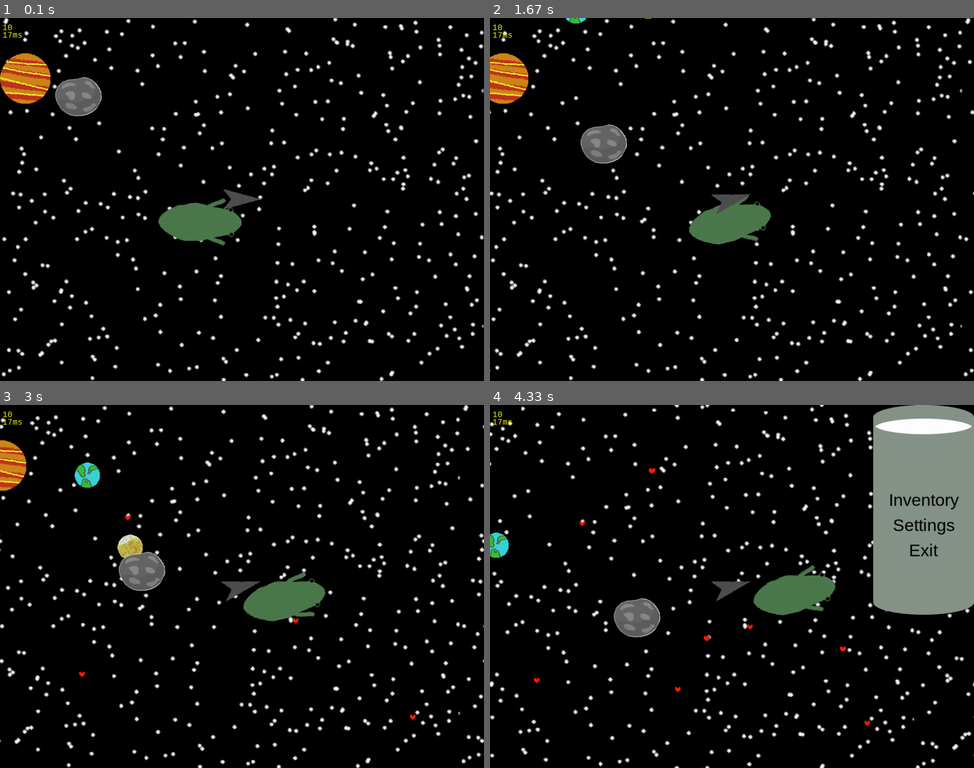
Above: before the commit, frames 1-4 (two rows, left to right).
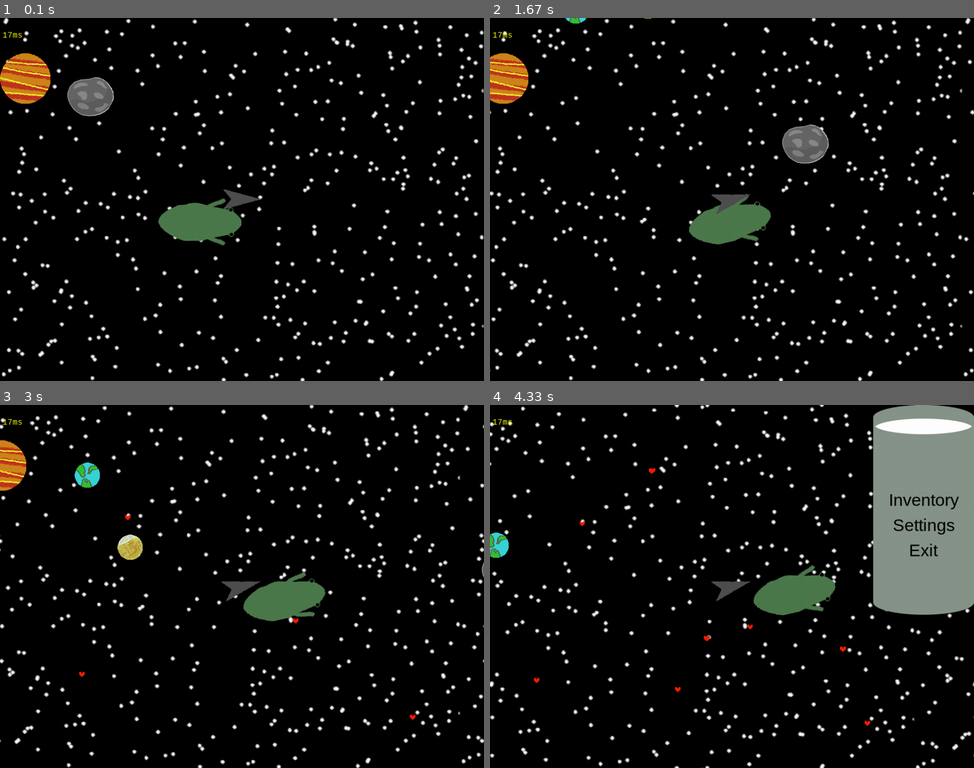
Above: after the commit, the same moments.

Repository: Jacob-OTW/Explorer-in-PyGame
Game: pygame game, started from main.py
Same seed, same stepped clock (60 frames per second), same inputs: the game is played once before the commit and once after it.
Inputs (mouse positions are in pixels of both pictures, inside the frame that each line leads up to):
- Up to frame 1 (0.1 s): no input
- Up to frame 2 (1.67 s): tap Space at 0.33 s; click (886, 188) at 0.72 s; tap A at 1 s; right-click (581, 145) at 1.38 s
- Up to frame 3 (3 s): click (91, 669) at 1.72 s; click (421, 713) at 2.05 s; hold Up 2.33-2.63 s; click (300, 619) at 2.42 s; hold Down 2.67-2.97 s; click (125, 513) at 2.75 s
- Up to frame 4 (4.33 s): hold Up 3-3.37 s; tap Space at 3.07, 3.47, 3.87, 4.2 s; click (707, 680) at 3.08 s; hold Down 3.4-3.77 s; click (732, 630) at 3.48 s; hold Up 3.8-4.1 s; click (857, 644) at 3.88 s; tap E at 3.95 s; hold Down from 4.13 s (still down); click (654, 466) at 4.22 s

The runs differ from the first frame. In frame 1, 0.8% of the frame differs, in the area x 0-24%, y 1-28%; in frame 2, 1.7%, in the area x 0-70%, y 1-41%; in frame 3, 0.9%; in frame 4, 0.8%.

Commit message:
Added loop feature for planets

Diff:
--- a/main.py
+++ b/main.py
@@ -157,7 +157,7 @@
     pop_up_group.draw(stage.screen)
 
     # Text
-    text = myfont.render(f"{play.money}", True, (255, 255, 0))
+    text = myfont.render(f"", True, (255, 255, 0))
     stage.screen.blit(text, (5, 10))
     text2 = myfont.render(f"{round(frame_time * 1000)}ms", True, (255, 255, 0))
     stage.screen.blit(text2, (5, 25))
--- a/planet_obj.py
+++ b/planet_obj.py
@@ -1,4 +1,6 @@
 import math
+import random
+
 import pygame
 
 from settings import stage
@@ -6,7 +8,9 @@
 
 
 class Planet(pygame.sprite.Sprite):  # This class is used for Planets of all kind
-    def __init__(self, x, y, xf=0, yf=0, status=None, size=100, orbit_speed=10, mass=0.01, loot=None, costume_num='1', buying=None, selling=None):  # buying is a dict of items that can be bought, and selling can be sold by the player
+    def __init__(self, x, y, xf=0, yf=0, status=None, size=100, orbit_speed=10, mass=0.01, loot=None, costume_num='1',
+                 buying=None,
+                 selling=None):  # buying is a dict of items that can be bought, and selling can be sold by the player
         super().__init__()
         if status is None:
             status = ['Static']
@@ -46,6 +50,7 @@
             self.orbit_value += self.mass * self.orbit_speed
 
             self.start = (self.start[0] + self.XF, self.start[1] + self.YF)
+
             if play.Current_Planet == self:
                 stage.change_scroll((self.XF, self.YF))
         elif 'Asteroid' in self.status:
@@ -56,10 +61,12 @@
             if play.Current_Planet == self:
                 if self.loot not in play.inventory:
                     play.inventory.append(self.loot)
+        self.loop()
 
         self.image = pygame.transform.scale(self.stored, (self.size, self.size))
         self.mask = pygame.mask.from_surface(self.image)
-        self.rect.x, self.rect.y = (self.start[0] - stage.XScroll, self.start[1] - stage.YScroll)  # Update Pos  # Move rect to updated position
+        self.rect.x, self.rect.y = (
+            self.start[0] - stage.XScroll, self.start[1] - stage.YScroll)  # Update Pos  # Move rect to updated position
 
         # Setup for Mask collision test
         offset = (play.rect.x - self.rect.x, play.rect.y - self.rect.y)
@@ -67,9 +74,22 @@
             if play.Current_Planet != self:
                 play.Current_Planet = self
 
+    def loop(self):
+        if self.start[0] > stage.World_Size_X / 2:
+            self.start = ((stage.World_Size_X / 2) * -1, self.start[1])
+        elif self.start[0] < (stage.World_Size_X / 2 * -1):
+            self.start = (stage.World_Size_X / 2, self.start[1])
+        elif self.start[1] > stage.World_Size_Y / 2:
+            self.start = (self.start[1], (stage.World_Size_Y / 2) * -1)
+        elif self.start[1] < (stage.World_Size_Y / 2) * -1:
+            self.start = (self.start[1], stage.World_Size_Y / 2)
+
 
 planet_group = pygame.sprite.Group()
 planet_group.add(Planet(0, 70, status=['Static']))
-planet_group.add(Planet(0, -130, xf=8, yf=-3, mass=0.005, orbit_speed=2, size=50, costume_num='3', buying={'Wood': 5, 'Steel': 10}, selling={'Wood': 3, 'Item': 10, 'Dead Skin': 15},  status=['Moving', 'Shop']))
-planet_group.add(Planet(0, -260, xf=8, yf=-3, mass=0.003, orbit_speed=4, size=50, costume_num='4', loot='Item', status=['Moving', 'Loot']))
-planet_group.add(Planet(100, 100, xf=1, yf=1, costume_num='asteroid', loot='Item_A', status=['Asteroid', 'Loot']))
+planet_group.add(
+    Planet(0, -130, xf=8, yf=-3, mass=0.005, orbit_speed=2, size=50, costume_num='3', buying={'Wood': 5, 'Steel': 10},
+           selling={'Wood': 3, 'Item': 10, 'Dead Skin': 15}, status=['Moving', 'Shop']))
+planet_group.add(Planet(0, -260, xf=8, yf=-3, mass=0.003, orbit_speed=4, size=50, costume_num='4', loot='Item',
+                        status=['Moving', 'Loot']))
+planet_group.add(Planet(100, 100, xf=random.randint(-5, 5), yf=random.randint(-5, 5), costume_num='asteroid', loot='Item_A', status=['Asteroid', 'Loot']))
--- a/settings.py
+++ b/settings.py
@@ -6,6 +6,8 @@
     pygame.init()
     SCREEN_WIDTH = 960
     SCREEN_HEIGHT = 720
+    World_Size_X = 50000
+    World_Size_Y = 20000
 
     screen = pygame.display.set_mode((SCREEN_WIDTH, SCREEN_HEIGHT), 0, 32)
     clock = pygame.time.Clock()
